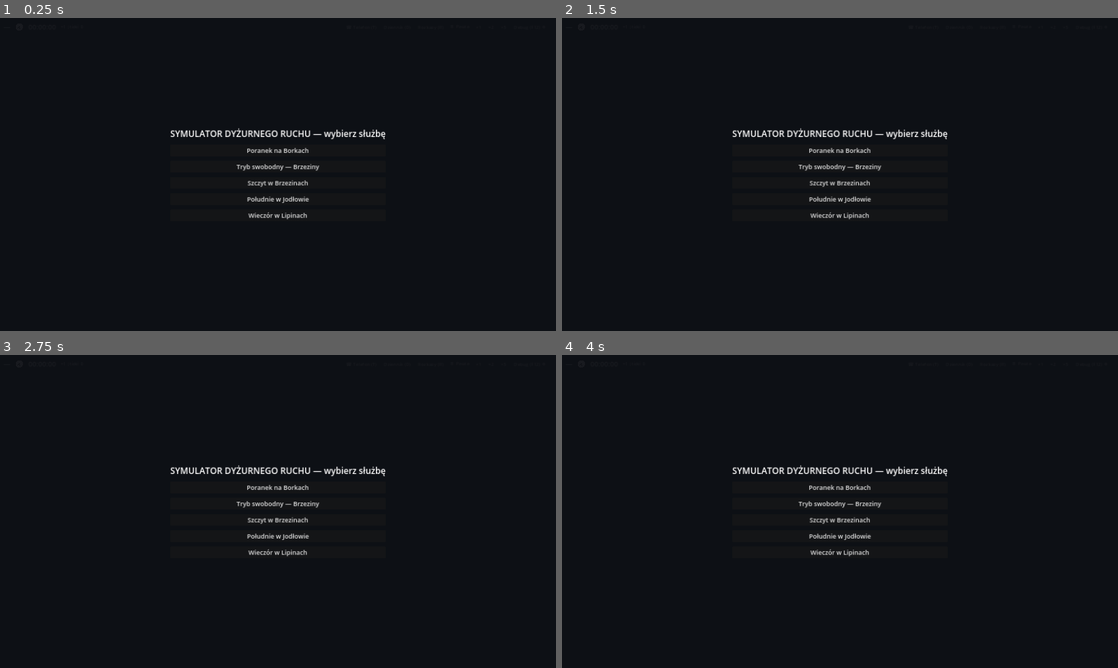
Above: before the commit, frames 1-4 (two rows, left to right).
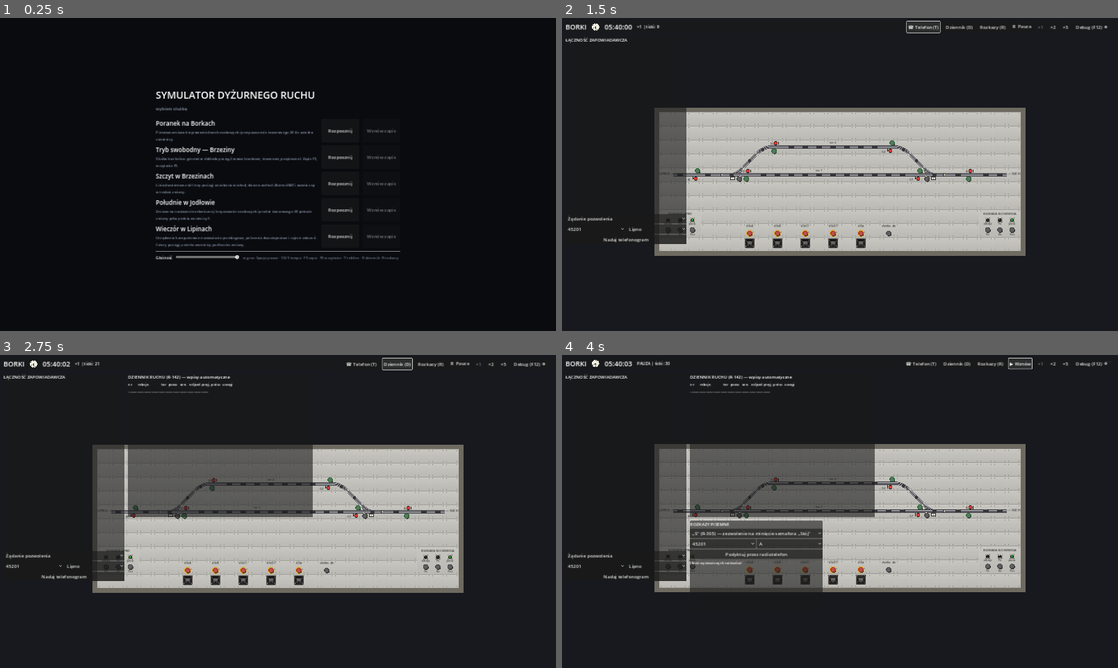
Above: after the commit, the same moments.

Repository: LukaszTM/Dyzurny-Ruchu-v0.0.1
Game: Godot game, scene res://ui/wspolne/main.tscn
Two runs of this game, one before a commit and one after it. Both use one fixed random seed, a clock stepped at 60 frames per second and the inputs below.
Inputs (mouse positions are in pixels of both pictures, inside the frame that each line leads up to):
- Up to frame 1 (0.25 s): no input
- Up to frame 2 (1.5 s): click (901, 130) at 0.5 s, where only the run after the commit has a clickable "Rozpocznij"; click "☎ Telefon (T)" at 1.25 s
- Up to frame 3 (2.75 s): click "Dziennik (D)" at 2 s
- Up to frame 4 (4 s): click "Rozkazy (R)" at 2.75 s; click "⏸ Pauza" at 3.5 s

The runs differ from the first frame. In frame 1, 3.8% of the frame differs, in the area x 28-72%, y 22-78%; in frame 2, 32%, in the area x 0-99%, y 0-76%; in frame 3, 32%; in frame 4, 32%.

Commit message:
F10 szlif cz. 1: menu główne, wznowienie zapisu, dźwięki syntezowane
- menu główne: lista służb z opisami, Wznów zapis (user://saves),
  suwak głośności, ściąga klawiszy
- tools/gen_sounds.py + assets/audio: dzwonek telefonu, buczek,
  klik przekaźnikowy, gong — synteza własna (CLAUDE.md zasada 6)
- zdarzenia rdzenia wpięte w dźwięki (telefon/alarm/kara/koniec)
- testy 135/135

Co-Authored-By: Claude Fable 5 <noreply@anthropic.com>
Claude-Session: https://claude.ai/code/session_01VXo2T8bAjLQXxJSrgUju6Q

Diff:
--- a/ui/wspolne/main.gd
+++ b/ui/wspolne/main.gd
@@ -11,8 +11,10 @@
 var _world: SimWorld = SimWorld.new()
 var _message_left_s: float = 0.0
 var _started: bool = false
-## Bieżący widok urządzeń (PulpitView albo MechView).
+## Bieżący widok urządzeń (PulpitView / MechView / KomputerView).
 var _view: Control = null
+## Odtwarzacze dźwięków gry (nazwa -> AudioStreamPlayer).
+var _sounds: Dictionary = {}
 
 @onready var _plaque_label: Label = %PlaqueLabel
 @onready var _clock_label: Label = %ClockLabel
@@ -37,11 +39,26 @@
 
 func _ready() -> void:
 	SimClock.paused = true
-	var scenarios := _list_scenarios()
-	if scenarios.size() == 1:
-		_start_scenario(String(scenarios[0]["path"]))
-	else:
-		_show_scenario_picker(scenarios)
+	_setup_audio()
+	_show_scenario_picker(_list_scenarios())
+
+
+## Dźwięki gry (assets/audio, syntezowane — tools/gen_sounds.py).
+func _setup_audio() -> void:
+	for sound_name: String in ["phone_ring", "buzzer", "click", "ding"]:
+		var path := "res://assets/audio/%s.wav" % sound_name
+		if not ResourceLoader.exists(path):
+			continue
+		var player := AudioStreamPlayer.new()
+		player.stream = load(path)
+		add_child(player)
+		_sounds[sound_name] = player
+
+
+func _play(sound_name: String) -> void:
+	var player: AudioStreamPlayer = _sounds.get(sound_name)
+	if player != null:
+		player.play()
 
 
 ## Lista scenariuszy z data/scenarios (dane, nie kod — CLAUDE.md zasada 4).
@@ -65,36 +82,97 @@
 	return result
 
 
+## Menu główne (F10 „szlif"): lista służb z opisami, wznowienie zapisu,
+## ustawienia głośności. Dane z data/scenarios (dane, nie kod).
 func _show_scenario_picker(scenarios: Array[Dictionary]) -> void:
 	var dim := ColorRect.new()
 	dim.name = "ScenarioPicker"
-	dim.color = Color(0.05, 0.06, 0.08, 0.95)
+	dim.color = Color(0.04, 0.045, 0.06)
 	dim.set_anchors_preset(Control.PRESET_FULL_RECT)
 	add_child(dim)
 	var center := CenterContainer.new()
 	center.set_anchors_preset(Control.PRESET_FULL_RECT)
 	dim.add_child(center)
 	var vbox := VBoxContainer.new()
-	vbox.add_theme_constant_override("separation", 16)
+	vbox.add_theme_constant_override("separation", 10)
 	center.add_child(vbox)
 	var title := Label.new()
-	title.text = "SYMULATOR DYŻURNEGO RUCHU — wybierz służbę"
-	title.add_theme_font_size_override("font_size", 30)
+	title.text = "SYMULATOR DYŻURNEGO RUCHU"
+	title.add_theme_font_size_override("font_size", 34)
 	vbox.add_child(title)
+	var subtitle := Label.new()
+	subtitle.text = "wybierz służbę"
+	subtitle.add_theme_font_size_override("font_size", 15)
+	subtitle.add_theme_color_override("font_color", Color(0.55, 0.6, 0.68))
+	vbox.add_child(subtitle)
+	vbox.add_child(HSeparator.new())
 	for scenario: Dictionary in scenarios:
-		var button := Button.new()
-		button.text = String(scenario["name"])
-		button.tooltip_text = String(scenario["description"])
-		button.add_theme_font_size_override("font_size", 22)
 		var path := String(scenario["path"])
-		button.pressed.connect(func() -> void:
+		var scenario_id := path.get_file().get_basename()
+		var row := HBoxContainer.new()
+		row.add_theme_constant_override("separation", 12)
+		var texts := VBoxContainer.new()
+		texts.custom_minimum_size = Vector2(560, 0)
+		texts.size_flags_horizontal = Control.SIZE_EXPAND_FILL
+		var name_label := Label.new()
+		name_label.text = String(scenario["name"])
+		name_label.add_theme_font_size_override("font_size", 21)
+		texts.add_child(name_label)
+		var desc := Label.new()
+		desc.text = String(scenario["description"])
+		desc.autowrap_mode = TextServer.AUTOWRAP_WORD_SMART
+		desc.add_theme_font_size_override("font_size", 12)
+		desc.add_theme_color_override("font_color", Color(0.55, 0.6, 0.68))
+		texts.add_child(desc)
+		row.add_child(texts)
+		var start := Button.new()
+		start.text = "Rozpocznij"
+		start.custom_minimum_size = Vector2(130, 0)
+		start.pressed.connect(func() -> void:
+			_play("click")
 			dim.queue_free()
 			_start_scenario(path)
 		)
-		vbox.add_child(button)
-
-
-func _start_scenario(path: String) -> void:
+		row.add_child(start)
+		var resume := Button.new()
+		resume.text = "Wznów zapis"
+		resume.custom_minimum_size = Vector2(130, 0)
+		resume.disabled = not GameState.has_save(scenario_id)
+		resume.pressed.connect(func() -> void:
+			_play("click")
+			dim.queue_free()
+			_start_scenario(path, true)
+		)
+		row.add_child(resume)
+		vbox.add_child(row)
+	vbox.add_child(HSeparator.new())
+	# Ustawienia: głośność (magistrala Master); w grze F5 zapis / F9 odczyt.
+	var settings := HBoxContainer.new()
+	settings.add_theme_constant_override("separation", 12)
+	var volume_label := Label.new()
+	volume_label.text = "Głośność"
+	volume_label.add_theme_font_size_override("font_size", 13)
+	settings.add_child(volume_label)
+	var volume := HSlider.new()
+	volume.min_value = 0.0
+	volume.max_value = 1.0
+	volume.step = 0.05
+	volume.value = db_to_linear(AudioServer.get_bus_volume_db(0))
+	volume.custom_minimum_size = Vector2(220, 0)
+	volume.value_changed.connect(func(v: float) -> void:
+		AudioServer.set_bus_volume_db(0, linear_to_db(maxf(v, 0.001)))
+		AudioServer.set_bus_mute(0, v <= 0.0)
+	)
+	settings.add_child(volume)
+	var hint := Label.new()
+	hint.text = "w grze: Spacja pauza · 1/2/5 tempo · F5 zapis · F9 wczytanie · T telefon · D dziennik · R rozkazy"
+	hint.add_theme_font_size_override("font_size", 12)
+	hint.add_theme_color_override("font_color", Color(0.45, 0.5, 0.58))
+	settings.add_child(hint)
+	vbox.add_child(settings)
+
+
+func _start_scenario(path: String, resume: bool = false) -> void:
 	var result := _world.load_scenario_file(path)
 	if not result["ok"]:
 		push_error("Błąd wczytywania scenariusza: %s" % [result["errors"]])
@@ -103,6 +181,8 @@
 	var scenario_id := path.get_file().get_basename()
 	GameState.new_game(scenario_id, 0, _world.start_of_day_s)
 	_world.rng = GameState.rng
+	if resume and GameState.load_game(_world):
+		_show_message("Wznowiono zapisaną służbę")
 	_plaque_label.text = _world.station.display_name().to_upper()
 
 	# Widok urządzeń wg typu panelu stacji (jedna logika, różne „skóry").
@@ -213,6 +293,8 @@
 func _on_command(name: StringName, args: Dictionary) -> void:
 	if _world.station == null:
 		return
+	if not String(name).begins_with("debug_"):
+		_play("click")
 	var result := _world.execute(name, args)
 	EventBus.emit_command_result(name, result.ok, result.reason)
 	if not result.ok:
@@ -240,9 +322,14 @@
 			&"penalty":
 				GameState.add_penalty(int(event["points"]), String(event["reason"]))
 				_show_message("KARA −%d: %s" % [int(event["points"]), String(event["reason"])])
+				_play("buzzer")
 			&"alarm":
 				_show_message(String(event["text"]), 8.0)
+				_play("buzzer")
+			&"phone_ring":
+				_play("phone_ring")
 			&"shift_end":
+				_play("ding")
 				_show_shift_summary()
 			_:
 				pass
Not shown, changed: CHANGELOG.md
Not shown, added: assets/audio/buzzer.wav
Not shown, added: assets/audio/click.wav
Not shown, added: assets/audio/ding.wav
Not shown, added: assets/audio/phone_ring.wav
Not shown, added: tools/gen_sounds.py
